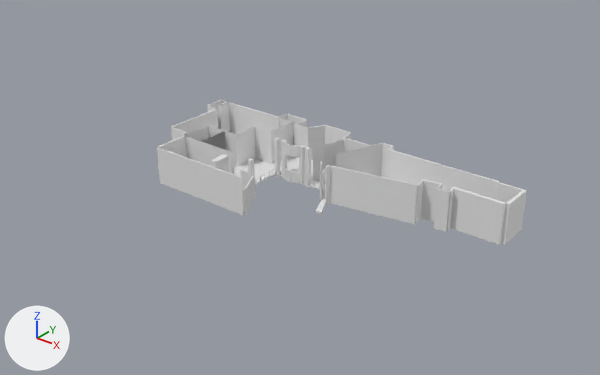
The Blender file Assets/3d_models/MSC/4th_floor.blend, before and after one commit.
Both versions are drawn from a 50 mm lens placed at (66.9, -85.8, 53.5), pointed at (1.7, -4.3, 2.9). The axes (+X, +Y, +Z) are drawn at lower left. The lights are the same throughout.
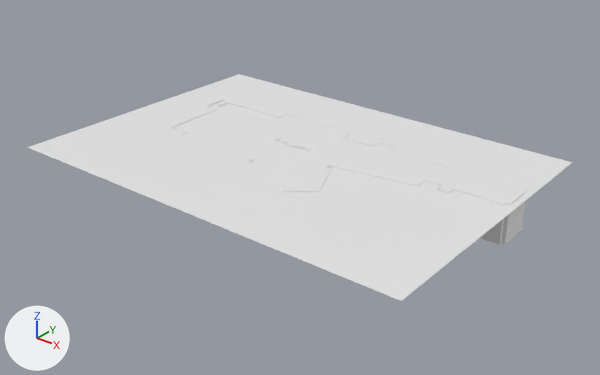
Location of each change, [x1, y1, x2, y2] in pixels of the pictures (600 x 375 px):
'Plane.003', added: after [27, 74, 573, 301]
part 1 of me_plane, built on: before [242, 178, 244, 213]; after [243, 167, 333, 194]

The change, as a list of edits to the scene's bpy script:
```text
Change me_plane:
    used by ob_plane; location = (0.0, 0.0, 3.0); scale = (6.37, 6.37, 6.37)
    remove me_plane.from_pydata(...)  # 681 vertices, 590 faces, 4 loose edges; spans x -3.5..4.78, y -2.22..1.18, z -0.16..0.75
    add me_plane.from_pydata(...)  # 721 vertices, 626 faces, 4 loose edges; spans x -3.5..4.78, y -2.22..1.18, z -0.16..0.75
    me_plane part 1
    1 face is deleted
    24 vertices are added at x 0.14..1.61, y -2.21..-0.63, z -0.16..0.72
    23 new faces join them
Add me_plane_003:
    me_plane_003.from_pydata([(-1.0, -0.64, 0.0), (1.03, -0.64, 0.0), (-0.97, 0.77, 0.0), (1.03, 0.77, 0.0)], [], [(0, 1, 3, 2)])
Add ob_plane_003:
    ob_plane_003 = bpy.data.objects.new('Plane.003', me_plane_003)
    ob_plane_003.location = (0.0, -6.0, 7.5)
    ob_plane_003.scale = (30.5, 30.5, 30.5)
```
